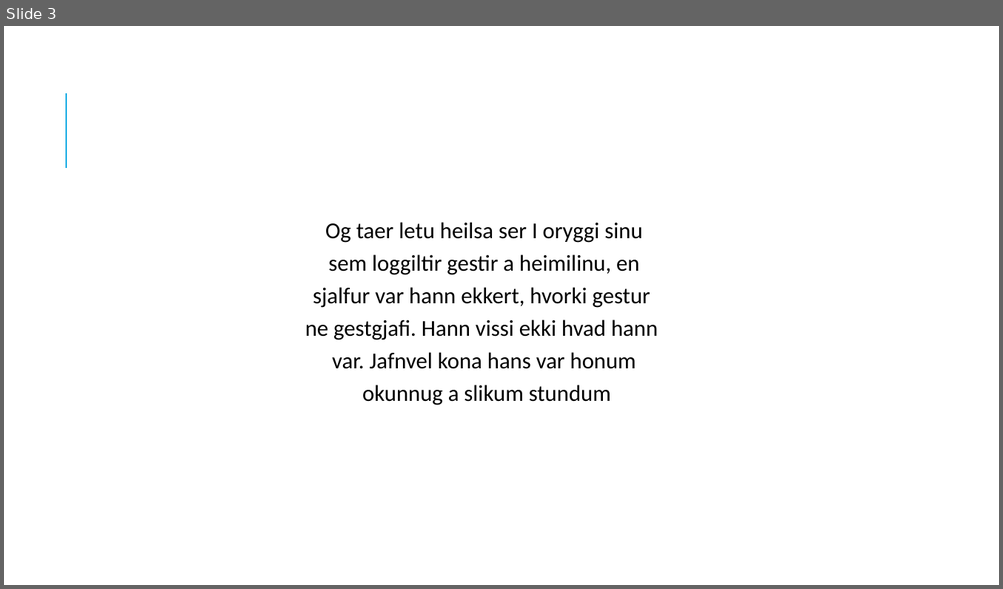
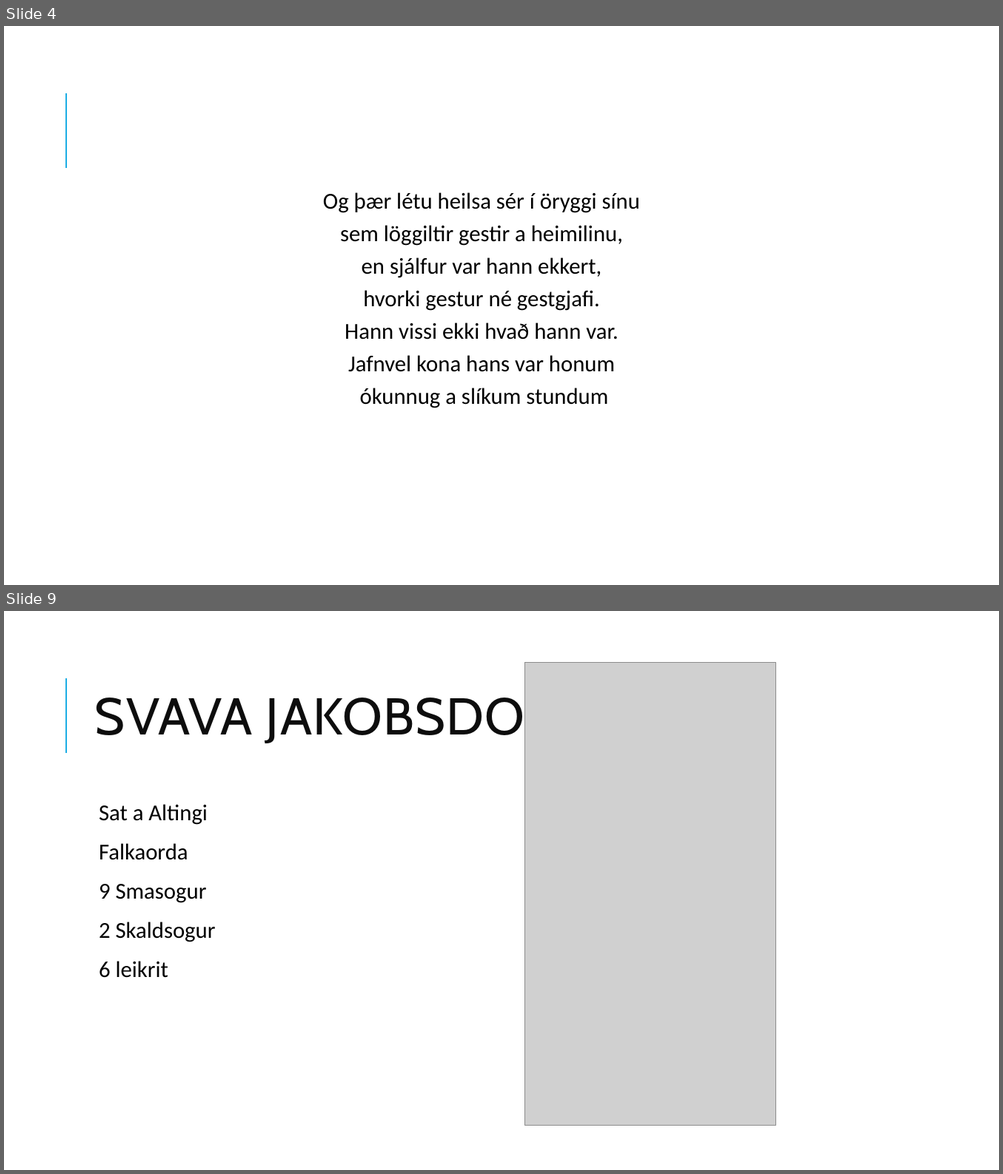
Before and after one commit to PallGudbrandsson/Skoli2017V, a slide deck: ISL/Veizla Undir Grjotvegg.pptx. Shown one above the other, each under a label of ours: slide 3 before the commit, slides 4 and 9 after it; the slides between them are not shown. The pictures are 1003x589 and 1003x1174 pixels, drawn with LibreOffice and Linux fonts; fonts in the diff are those of the drawing; grey boxes stand for pictures. Boxes give left, top, right and bottom in pixels: in the first picture for what was removed or moved away, otherwise in the second. Text is boxed around its words. In the diff, an @@ line names an element or a change of style, - is before the commit and + after.

```diff
--- a/ISL/Veizla Undir Grjotvegg.pptx
+++ b/ISL/Veizla Undir Grjotvegg.pptx
@@ slide 9 added at box(4, 611, 999, 1170), background #FFFFFF; not listed: 1 template element that a slide beside it also shows @@
@@ picture added at box(525, 663, 776, 1126) @@
@@ title added at box(95, 691, 627, 746), 50 pt, text #0D0D0D @@
+SVAVA JAKOBSDOTTIR
@@ text added at box(99, 804, 216, 978), 22 pt, text #000000 @@
+  Sat a Altingi
+  Falkaorda
+  9 Smasogur
+  2 Skaldsogur
+  6 leikrit
@@ what was slide 3 is now slide 4 @@
@@ slide 4 changed as well @@
@@ text at box(323, 192, 640, 409): text changed @@
-Og taer letu heilsa ser I oryggi sinu
-sem loggiltir gestir a heimilinu, en
-sjalfur var hann ekkert, hvorki gestur
-ne gestgjafi. Hann vissi ekki hvad hann
-var. Jafnvel kona hans var honum
-okunnug a slikum stundum
+Og þær létu heilsa sér í öryggi sínu
+sem löggiltir gestir a heimilinu,
+en sjálfur var hann ekkert,
+hvorki gestur né gestgjafi.
+Hann vissi ekki hvað hann var.
+Jafnvel kona hans var honum
+ókunnug a slíkum stundum
```
Also in this commit, not shown: 2 other slides changed, 5 other slides added, 13 other files.
